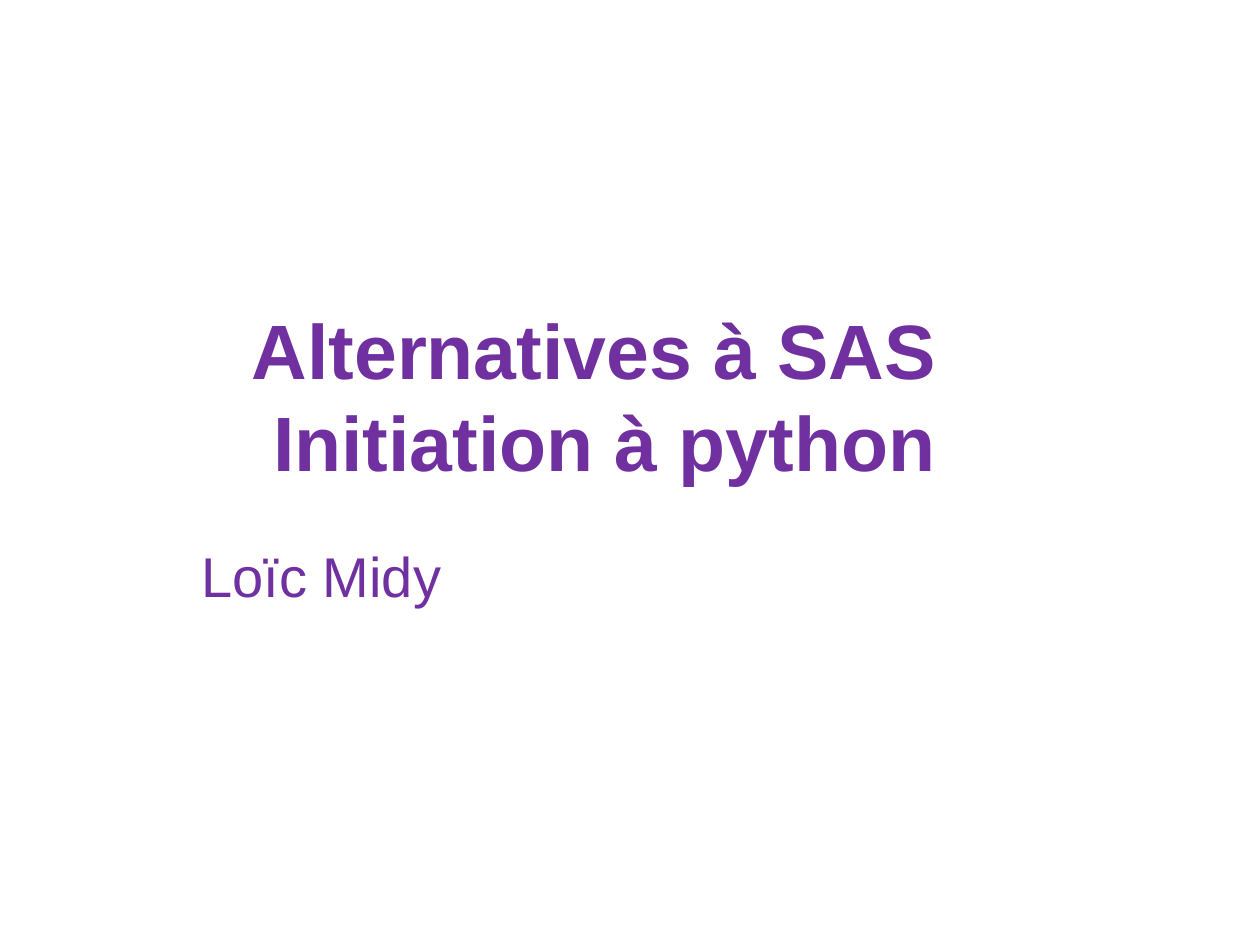
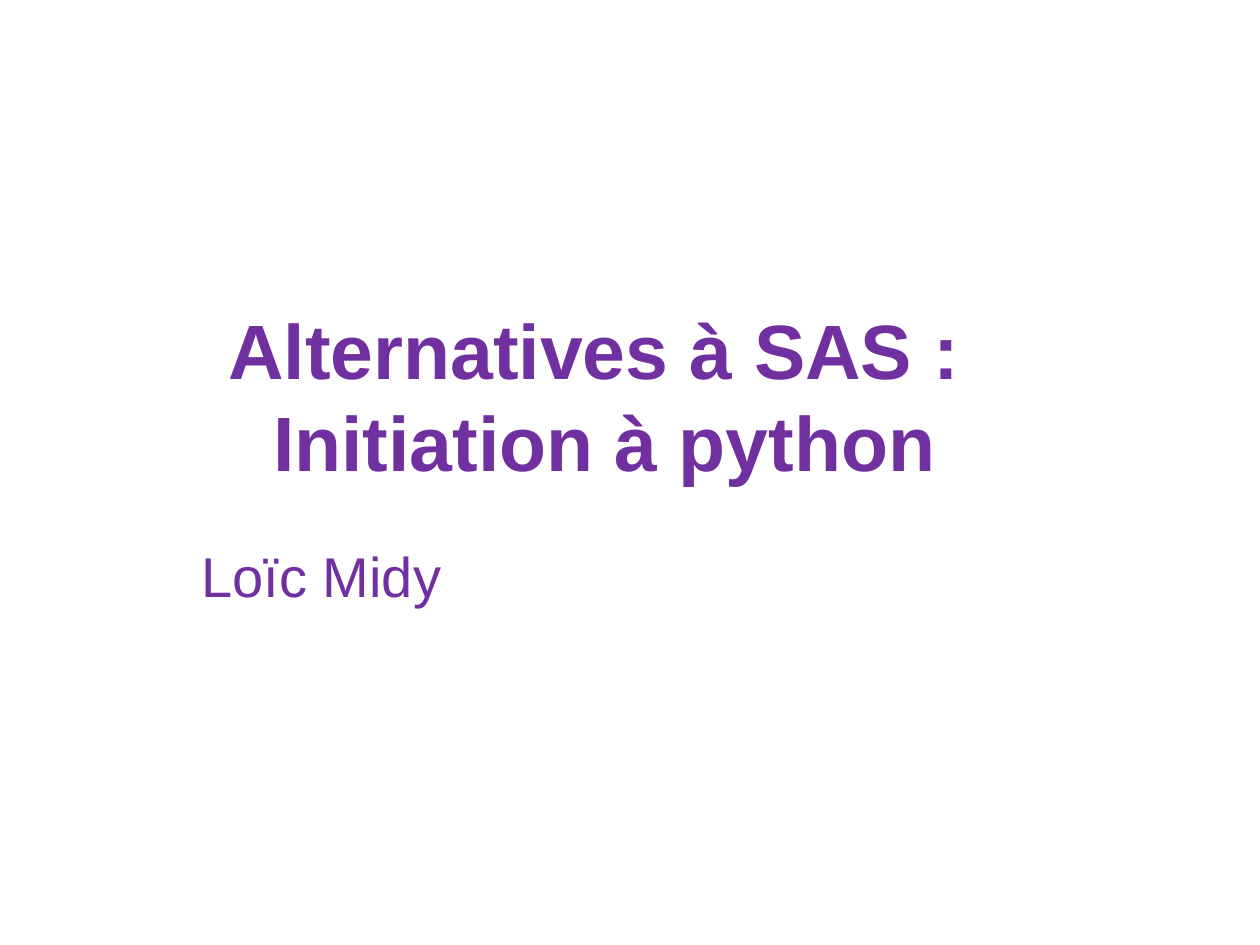
Before and after one commit to loicmidy/formation-python, a slide deck: slide 1 of formation python.pptx. Drawn at 1260x945 pixels with LibreOffice and Linux fonts; fonts in the diff are those of the drawing. Boxes give left, top, right and bottom in pixels: in the first picture for what was removed or moved away, otherwise in the second. Text is boxed around its words. In the diff, an @@ line names an element or a change of style, - is before the commit and + after.

```diff
--- a/formation python.pptx
+++ b/formation python.pptx
@@ title at box(228, 322, 935, 486): text changed @@
-Alternatives à SAS
-Initiation à python
+Alternatives à SAS :
+Initiation à python
```
Also in this commit, not shown: 1 other slide changed, 13 slides added, 9 other files.
